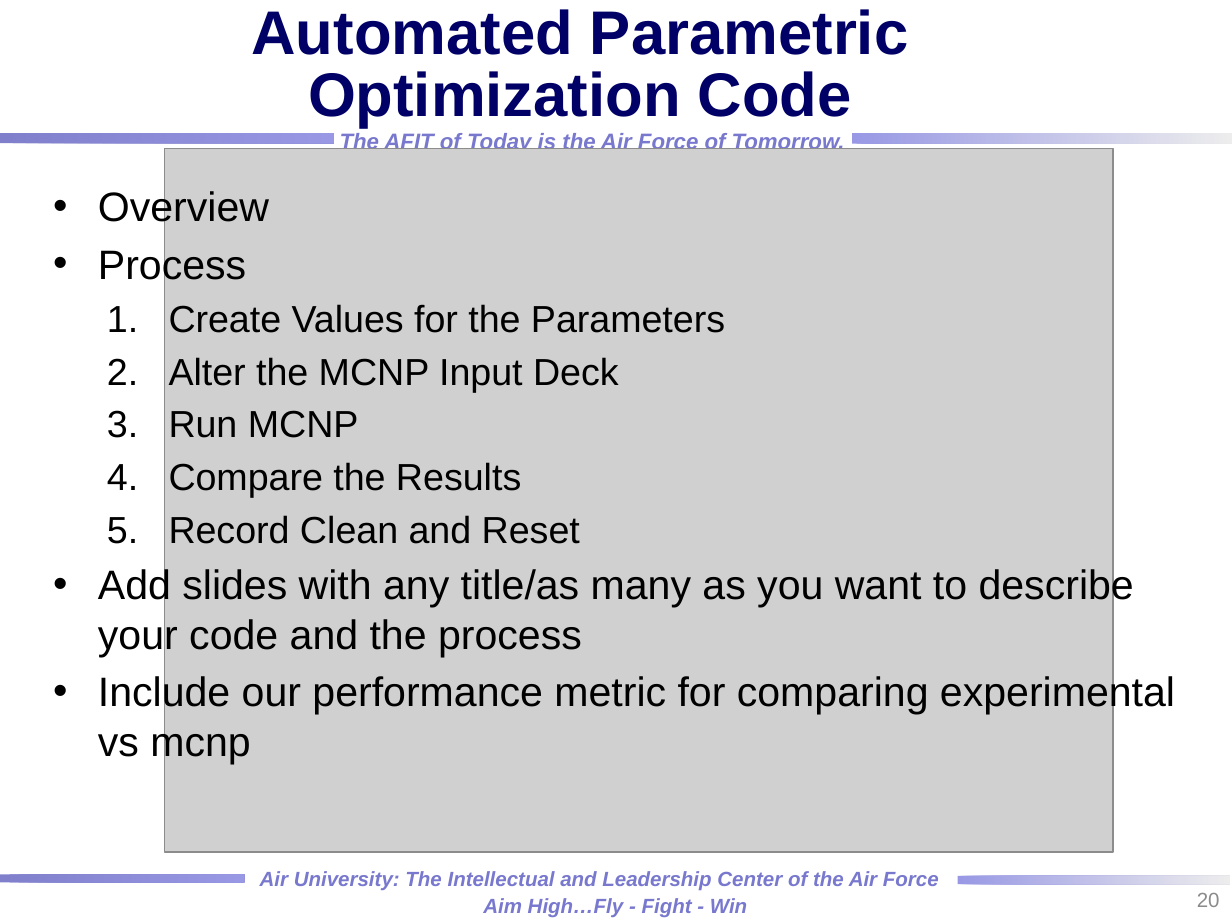
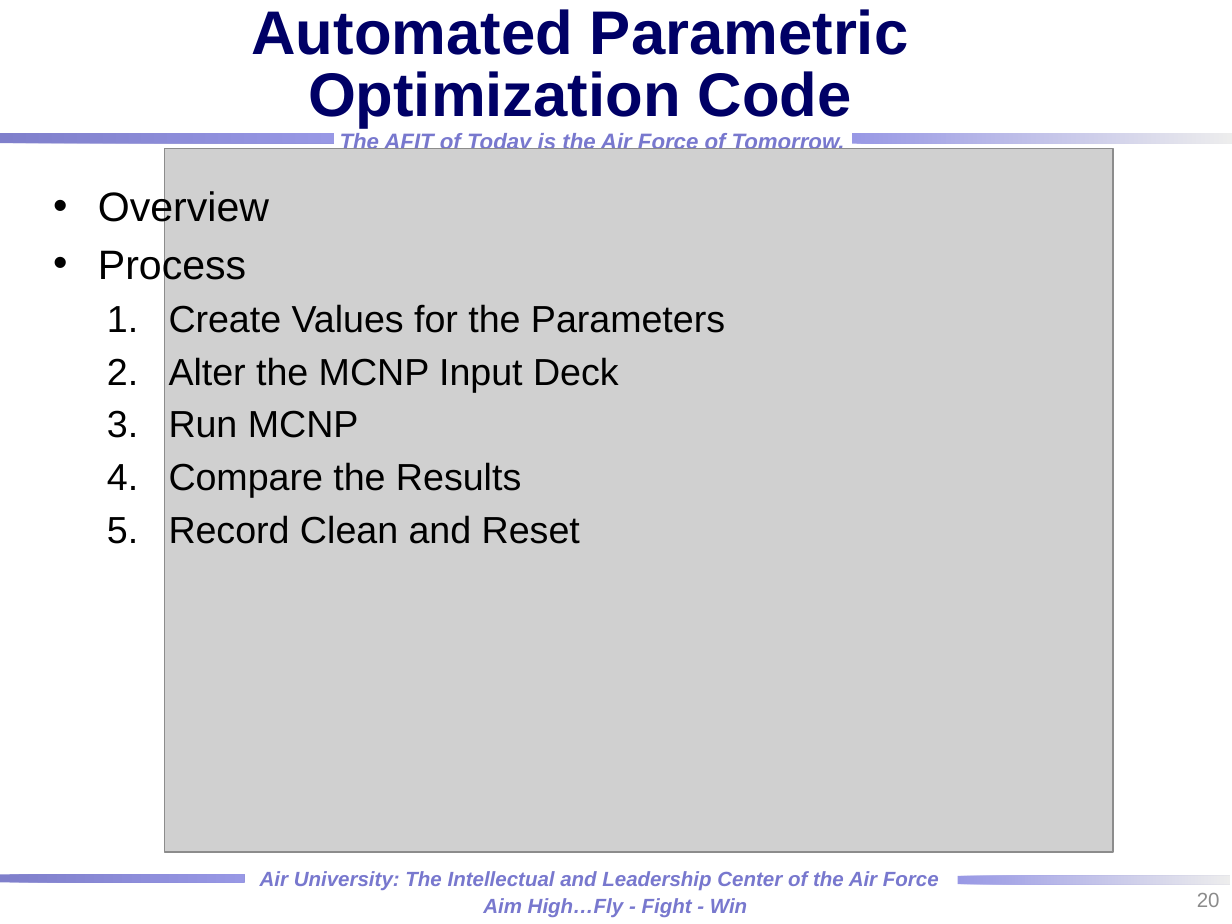
Before and after one commit to rtorzilli/GeDetector-Project, a slide deck: slide 20 of Report/HPGe_Automation Optimization_MCNP_Model.pptx. Drawn at 1232x924 pixels with LibreOffice and Linux fonts; fonts in the diff are those of the drawing; grey boxes stand for pictures; background and template pictures are left out. Boxes give left, top, right and bottom in pixels: in the first picture for what was removed or moved away, otherwise in the second. Text is boxed around its words. In the diff, an @@ line names an element or a change of style, - is before the commit and + after.

```diff
--- a/Report/HPGe_Automation Optimization_MCNP_Model.pptx
+++ b/Report/HPGe_Automation Optimization_MCNP_Model.pptx
@@ text at [98,567,1175,764]: paragraphs removed @@
-• Add slides with any title/as many as you want to describe your code and the process
-• Include our performance metric for comparing experimental vs mcnp
```
Also in this commit, not shown: 15 other slides changed, 1 slide added, 1 slide removed.
